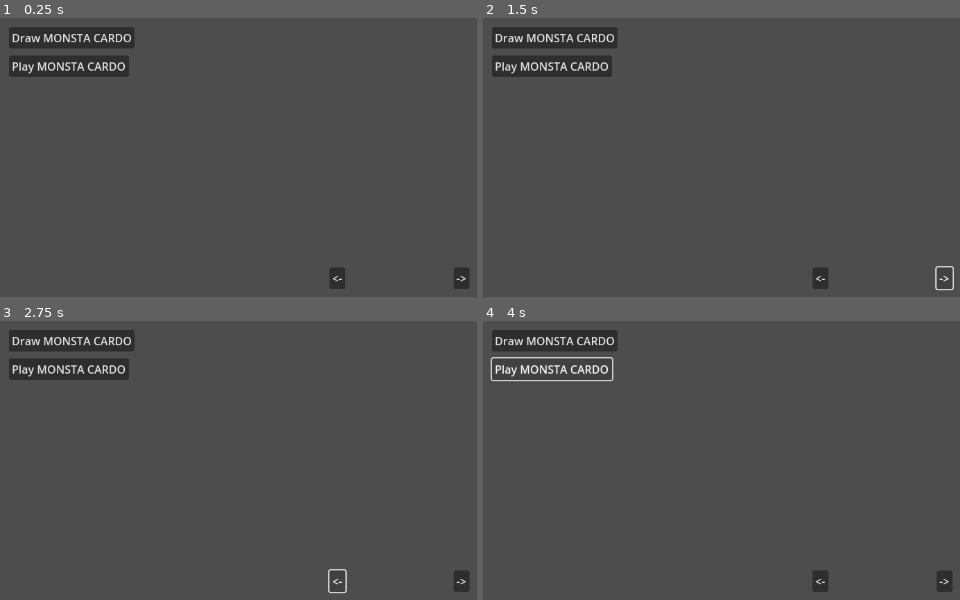
Above: before the commit, frames 1-4 (two rows, left to right).
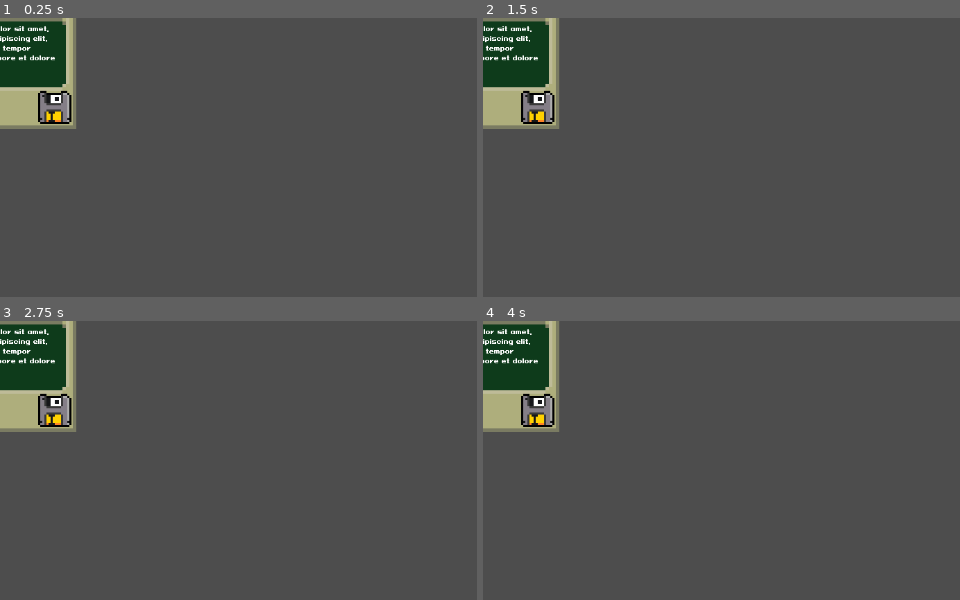
Above: after the commit, the same moments.

Repository: TiuPhersu/Card-RPG
Game: Godot game, scene res://Scene/2dCard.tscn
The game is run twice, just before and just after one commit, with the same random seed, the same clock (stepped at 60 frames per second) and the same inputs. Before the commit the project starts from res://Scene/Hand.tscn.
Inputs (mouse positions are in pixels of both pictures, inside the frame that each line leads up to):
- Up to frame 1 (0.25 s): no input
- Up to frame 2 (1.5 s): click (554, 37) at 0.5 s, where only the run before the commit has a clickable "Draw MONSTA CARDO"; click (945, 277) at 1.25 s, where only the run before the commit has a clickable "->"
- Up to frame 3 (2.75 s): click (338, 580) at 2 s, where only the run before the commit has a clickable "<-"
- Up to frame 4 (4 s): click (549, 368) at 2.75 s, where only the run before the commit has a clickable "Play MONSTA CARDO"; click (549, 368) at 3.5 s, where only the run before the commit has a clickable "Play MONSTA CARDO"

The runs differ from the first frame. In frame 1, 8.2% of the frame differs, in the area x 0-99%, y 0-98%; in frame 2, 8.1%; in frame 3, 8.1%; in frame 4, 7.7%.
Error before the commit: Parse Error: Could not preload resource file "res://Scene/Card.tscn". (res://Script/Hand.gd:3)

Commit message:
Prototype 2d Card

Diff:
--- /dev/null
+++ b/Scene/2dCard.tscn
@@ -0,0 +1,76 @@
+[gd_scene load_steps=12 format=3 uid="uid://oe5cyfiodir"]
+
+[ext_resource type="Script" path="res://Script/2dCard.gd" id="1_jmvp4"]
+[ext_resource type="Texture2D" uid="uid://ca7tuys21wm25" path="res://Sprites/Card/Card-ComputeSkinV2-Sheet.png" id="1_wusaw"]
+[ext_resource type="FontFile" uid="uid://cbfnf36nahj73" path="res://Font/PixeloidSansBold-PKnYd.ttf" id="3_gx2n4"]
+[ext_resource type="Texture2D" uid="uid://dhl118exodetj" path="res://Atlas/Battery-Icon.png" id="3_jhd51"]
+[ext_resource type="Script" path="res://Script/Battery.gd" id="4_y5jkq"]
+[ext_resource type="Texture2D" uid="uid://cpf8rngbppnlp" path="res://Atlas/Floppy-Disk-Icon.png" id="5_usujc"]
+[ext_resource type="Script" path="res://Script/Floppy-Disk.gd" id="6_56wbs"]
+[ext_resource type="Texture2D" uid="uid://bgud14f517faw" path="res://Sprites/cat.webp" id="7_pqga1"]
+
+[sub_resource type="ShaderMaterial" id="ShaderMaterial_n7q47"]
+
+[sub_resource type="LabelSettings" id="LabelSettings_i1l3u"]
+font = ExtResource("3_gx2n4")
+font_size = 9
+
+[sub_resource type="LabelSettings" id="LabelSettings_yfelw"]
+font = ExtResource("3_gx2n4")
+font_size = 20
+shadow_size = 0
+
+[node name="2dCard" type="Node2D"]
+
+[node name="Card" type="Node2D" parent="."]
+script = ExtResource("1_jmvp4")
+FLOPPY_DISK_ENUM = "Innate"
+BATTERY_ENUM = "OverchargeLow"
+
+[node name="Image" type="Sprite2D" parent="Card"]
+material = SubResource("ShaderMaterial_n7q47")
+position = Vector2(-1, -87)
+scale = Vector2(0.154375, 0.144583)
+texture = ExtResource("7_pqga1")
+
+[node name="Base" type="Sprite2D" parent="Card"]
+texture_filter = 1
+scale = Vector2(5, 5)
+texture = ExtResource("1_wusaw")
+
+[node name="Effect" type="Label" parent="Card"]
+texture_filter = 1
+offset_left = -90.0
+offset_top = 10.0
+offset_right = 89.0
+offset_bottom = 95.0
+text = "Lorem ipsum dolor sit amet, consectetur adipiscing elit, sed do eiusmod tempor incididunt ut labore et dolore magna aliqua."
+label_settings = SubResource("LabelSettings_i1l3u")
+autowrap_mode = 3
+
+[node name="Title" type="Label" parent="Card"]
+texture_filter = 1
+offset_left = -94.0
+offset_top = -35.0
+offset_right = 94.0
+offset_bottom = -7.0
+text = "Placeholder"
+label_settings = SubResource("LabelSettings_yfelw")
+
+[node name="Floppy-Disk-Icon" type="Sprite2D" parent="Card"]
+texture_filter = 1
+position = Vector2(79, 129)
+scale = Vector2(3, 3)
+texture = ExtResource("5_usujc")
+region_enabled = true
+region_rect = Rect2(4, 4, 16, 16)
+script = ExtResource("6_56wbs")
+
+[node name="Battery-Icon" type="Sprite2D" parent="Card"]
+texture_filter = 1
+position = Vector2(-66, 132)
+scale = Vector2(5, 5)
+texture = ExtResource("3_jhd51")
+region_enabled = true
+region_rect = Rect2(4, 4, 11, 6)
+script = ExtResource("4_y5jkq")
--- a/Scene/Card.tscn
+++ b/Scene/Card.tscn
@@ -1,16 +1,14 @@
-[gd_scene load_steps=10 format=3 uid="uid://dj6cypeke2uk8"]
+[gd_scene load_steps=8 format=3 uid="uid://dj6cypeke2uk8"]
 
 [ext_resource type="Script" path="res://Script/CardNode.gd" id="1_hantc"]
-[ext_resource type="Texture2D" uid="uid://7pnqnjla1m58" path="res://addons/kenney_prototype_textures/green/texture_01.png" id="1_oy1lk"]
 [ext_resource type="ArrayMesh" uid="uid://byr1d802t06f7" path="res://Models/card.obj" id="2_5basv"]
-[ext_resource type="Texture2D" uid="uid://cc0586msfutqu" path="res://addons/kenney_prototype_textures/dark/texture_04.png" id="3_53y54"]
-[ext_resource type="Texture2D" uid="uid://qhbgstfsfx5g" path="res://Sprites/Hand-Pointer-Icon-Sheet.png" id="4_87ago"]
+[ext_resource type="Texture2D" uid="uid://qhbgstfsfx5g" path="res://Sprites/Icon/Hand-Pointer-Icon-Sheet.png" id="3_2l3gv"]
 
-[sub_resource type="StandardMaterial3D" id="StandardMaterial3D_lgq80"]
-albedo_texture = ExtResource("1_oy1lk")
+[sub_resource type="StandardMaterial3D" id="StandardMaterial3D_7iqi1"]
+albedo_color = Color(0, 0, 0, 1)
 
-[sub_resource type="StandardMaterial3D" id="StandardMaterial3D_smej3"]
-albedo_texture = ExtResource("3_53y54")
+[sub_resource type="StandardMaterial3D" id="StandardMaterial3D_iqnfb"]
+albedo_color = Color(0, 0, 1, 1)
 
 [sub_resource type="Animation" id="Animation_01fsj"]
 resource_name = "Pointer"
@@ -39,12 +37,25 @@
 
 [node name="Card" type="MeshInstance3D" parent="."]
 transform = Transform3D(-4.37114e-08, 0, 1, 0, 1, 0, -1, 0, -4.37114e-08, 0, 0, 0)
-material_override = SubResource("StandardMaterial3D_lgq80")
+material_override = SubResource("StandardMaterial3D_7iqi1")
 mesh = ExtResource("2_5basv")
 
+[node name="Title" type="Label3D" parent="Card"]
+transform = Transform3D(-4.37114e-08, 1, 4.37114e-08, 0, -4.37114e-08, 1, 1, 4.37114e-08, 1.91069e-15, 3.1, 0.05, 0)
+text = "Placeholder"
+font_size = 100
+width = 450.0
+
+[node name="Effect" type="Label3D" parent="Card"]
+transform = Transform3D(-4.37114e-08, 1, 4.37114e-08, 0, -4.37114e-08, 1, 1, 4.37114e-08, 1.91069e-15, -1.81587, 0.04, 0.0312041)
+text = "Lorem ipsum dolor sit amet, consectetur adipiscing elit, sed do eiusmod tempor incididunt ut labore et dolore magna aliqua. "
+font_size = 68
+autowrap_mode = 2
+width = 800.0
+
 [node name="CSGBox3D" type="CSGBox3D" parent="Card"]
-transform = Transform3D(2.92098, 0, 0, 0, 0.107124, 0, 0, 0, 3.801, 1.32233, 0.020647, 0.046176)
-material_override = SubResource("StandardMaterial3D_smej3")
+transform = Transform3D(2.92098, 0, 0, 0, 0.107124, 0, 0, 0, 3.801, 1.32233, -0.02214, 0.046176)
+material_override = SubResource("StandardMaterial3D_iqnfb")
 
 [node name="AnimationPlayer" type="AnimationPlayer" parent="."]
 libraries = {
@@ -54,6 +65,5 @@
 [node name="Sprite3D" type="Sprite3D" parent="."]
 transform = Transform3D(5, 0, 0, 0, -2.18557e-07, 5, 0, -5, -2.18557e-07, 0, 0, -4.5)
 visible = false
-texture = ExtResource("4_87ago")
+texture = ExtResource("3_2l3gv")
 hframes = 3
-frame = 2
--- /dev/null
+++ b/Scene/CardCombatInterface.tscn
@@ -0,0 +1,14 @@
+[gd_scene load_steps=2 format=3 uid="uid://cgbs847m4cvhv"]
+
+[sub_resource type="ImageTexture" id="ImageTexture_jy818"]
+
+[node name="CardCombatInterface" type="Control"]
+layout_mode = 3
+anchors_preset = 15
+anchor_right = 1.0
+anchor_bottom = 1.0
+grow_horizontal = 2
+grow_vertical = 2
+
+[node name="Sprite2D" type="Sprite2D" parent="."]
+texture = SubResource("ImageTexture_jy818")
--- /dev/null
+++ b/Scene/CombatArea.tscn
@@ -0,0 +1,90 @@
+[gd_scene load_steps=9 format=3 uid="uid://y6vc76xmsoms"]
+
+[ext_resource type="Script" path="res://Script/Controller.gd" id="1_7qi6c"]
+[ext_resource type="Script" path="res://Script/Hand.gd" id="2_bbn31"]
+[ext_resource type="Script" path="res://Script/Deck.gd" id="3_2ymfg"]
+[ext_resource type="Script" path="res://Script/Discard.gd" id="4_krgvc"]
+
+[sub_resource type="Curve" id="Curve_e735s"]
+min_value = -1.0
+_data = [Vector2(0, -1), 0.0, 2.0, 0, 0, Vector2(1, 1), 2.0, 0.0, 1, 0]
+point_count = 2
+
+[sub_resource type="Curve" id="Curve_c4t6g"]
+min_value = -1.0
+max_value = 0.0
+_data = [Vector2(0, 0), 0.0, -3.00493, 0, 0, Vector2(0.501149, -1), 0.0, 0.0, 0, 0, Vector2(1, 0), 2.86184, 0.0, 0, 0]
+point_count = 3
+
+[sub_resource type="Curve" id="Curve_3x73i"]
+min_value = -1.0
+_data = [Vector2(0, 1), 0.0, -2.0, 0, 1, Vector2(1, -1), -2.0, 0.0, 1, 0]
+point_count = 2
+
+[sub_resource type="StandardMaterial3D" id="StandardMaterial3D_y37rh"]
+albedo_color = Color(1, 0, 1, 1)
+
+[node name="CombatArea" type="Node3D"]
+script = ExtResource("1_7qi6c")
+Card_Count = 5
+
+[node name="HandArea" type="Node3D" parent="."]
+
+[node name="Hand" type="Node3D" parent="HandArea"]
+transform = Transform3D(0.999523, 0.0263711, -0.0160981, -0.0255018, 0.998321, 0.0520065, 0.0174426, -0.0515711, 0.998517, 0, -1.13089, 0)
+script = ExtResource("2_bbn31")
+Max_Hand = 10
+Hand_Width = 8
+Spread_Curve = SubResource("Curve_e735s")
+Height_Curve = SubResource("Curve_c4t6g")
+Rotation_Curve = SubResource("Curve_3x73i")
+
+[node name="CSGBox3D" type="CSGBox3D" parent="HandArea"]
+transform = Transform3D(31.024, 0, 0, 0, 0.111, 0, 0, 0, 8, 0, -1.47407, -1.27888)
+visible = false
+material_override = SubResource("StandardMaterial3D_y37rh")
+size = Vector3(0.942288, 1, 1)
+
+[node name="Deck" type="Node3D" parent="."]
+script = ExtResource("3_2ymfg")
+
+[node name="Discard" type="Node3D" parent="."]
+script = ExtResource("4_krgvc")
+
+[node name="Camera3D" type="Camera3D" parent="."]
+transform = Transform3D(1, 0, 0, 0, -4.37114e-08, 1, 0, -1, -4.37114e-08, 0, 15.453, -9.99998)
+
+[node name="DrawButton" type="Button" parent="."]
+offset_left = 13.0
+offset_top = 13.0
+offset_right = 54.0
+offset_bottom = 44.0
+text = "Draw MONSTA CARDO"
+
+[node name="PlayButton" type="Button" parent="."]
+offset_left = 13.0
+offset_top = 54.0
+offset_right = 186.0
+offset_bottom = 85.0
+text = "Play MONSTA CARDO"
+
+[node name="RightButton" type="Button" parent="."]
+offset_left = 654.0
+offset_top = 360.0
+offset_right = 677.0
+offset_bottom = 391.0
+text = "->"
+
+[node name="LeftButton" type="Button" parent="."]
+offset_left = 475.0
+offset_top = 360.0
+offset_right = 498.0
+offset_bottom = 391.0
+text = "<-"
+
+[node name="CommitButton" type="Button" parent="."]
+offset_left = 543.0
+offset_top = 360.0
+offset_right = 613.0
+offset_bottom = 391.0
+text = "Commit"
--- a/Scene/Hand.tscn
+++ /dev/null
@@ -1,66 +0,0 @@
-[gd_scene load_steps=6 format=3 uid="uid://y6vc76xmsoms"]
-
-[ext_resource type="Script" path="res://Script/HandNode.gd" id="1_3c2us"]
-[ext_resource type="Script" path="res://Script/Hand.gd" id="1_w7had"]
-
-[sub_resource type="Curve" id="Curve_e735s"]
-min_value = -1.0
-_data = [Vector2(0, -1), 0.0, 2.0, 0, 1, Vector2(1, 1), 2.0, 0.0, 1, 0]
-point_count = 2
-
-[sub_resource type="Curve" id="Curve_c4t6g"]
-min_value = -1.0
-max_value = 0.0
-_data = [Vector2(0, 0), 0.0, -3.00493, 0, 0, Vector2(0.501149, -1), 0.0, 0.0, 0, 0, Vector2(1, 0), 2.86184, 0.0, 0, 0]
-point_count = 3
-
-[sub_resource type="Curve" id="Curve_3x73i"]
-min_value = -1.0
-_data = [Vector2(0, 1), 0.0, -2.0, 0, 1, Vector2(1, -1), -2.0, 0.0, 1, 0]
-point_count = 2
-
-[node name="HandNode" type="Node3D"]
-script = ExtResource("1_3c2us")
-Card_Count = 5
-
-[node name="Hand" type="Node3D" parent="."]
-script = ExtResource("1_w7had")
-Max_Hand = 10
-Hand_Width = 9
-Spread_Curve = SubResource("Curve_e735s")
-Height_Curve = SubResource("Curve_c4t6g")
-Rotation_Curve = SubResource("Curve_3x73i")
-
-[node name="Camera3D" type="Camera3D" parent="."]
-transform = Transform3D(1, 0, 0, 0, -4.37114e-08, 1, 0, -1, -4.37114e-08, 0, 15.453, -9.99998)
-
-[node name="DirectionalLight3D" type="DirectionalLight3D" parent="."]
-transform = Transform3D(1, 0, 0, 0, 1, 0, 0, 0, 1, 10.0546, 10.1933, -0.0641251)
-
-[node name="DrawButton" type="Button" parent="."]
-offset_left = 13.0
-offset_top = 13.0
-offset_right = 54.0
-offset_bottom = 44.0
-text = "Draw MONSTA CARDO"
-
-[node name="PlayButton" type="Button" parent="."]
-offset_left = 13.0
-offset_top = 54.0
-offset_right = 186.0
-offset_bottom = 85.0
-text = "Play MONSTA CARDO"
-
-[node name="RightButton" type="Button" parent="."]
-offset_left = 654.0
-offset_top = 360.0
-offset_right = 677.0
-offset_bottom = 391.0
-text = "->"
-
-[node name="LeftButton" type="Button" parent="."]
-offset_left = 475.0
-offset_top = 360.0
-offset_right = 498.0
-offset_bottom = 391.0
-text = "<-"
--- a/Scene/world.tscn
+++ b/Scene/world.tscn
@@ -1,16 +1,13 @@
-[gd_scene load_steps=9 format=3 uid="uid://ba2f2ghbuf1mx"]
+[gd_scene load_steps=7 format=3 uid="uid://ba2f2ghbuf1mx"]
 
-[ext_resource type="PackedScene" uid="uid://b50dw2h4k4y83" path="res://Scene/Character.tscn" id="1_vlxg3"]
-[ext_resource type="Texture2D" uid="uid://dfaduem1ou8el" path="res://Sprites/Epic_BlueSunset_EquiRect_flat.png" id="2_nbtpi"]
-[ext_resource type="Texture2D" uid="uid://cfk4iohwcbs1c" path="res://addons/kenney_prototype_textures/orange/texture_01.png" id="3_458vr"]
+[ext_resource type="PackedScene" uid="uid://b50dw2h4k4y83" path="res://Scene/Character.tscn" id="1_7ebtk"]
+[ext_resource type="Texture2D" uid="uid://dfaduem1ou8el" path="res://Sprites/Epic_BlueSunset_EquiRect_flat.png" id="2_qoxgf"]
 
-[sub_resource type="StandardMaterial3D" id="StandardMaterial3D_e7v63"]
-albedo_texture = ExtResource("3_458vr")
-
-[sub_resource type="ORMMaterial3D" id="ORMMaterial3D_sc4bs"]
+[sub_resource type="StandardMaterial3D" id="StandardMaterial3D_o4lxq"]
+albedo_color = Color(0, 0.756863, 0, 1)
 
 [sub_resource type="PanoramaSkyMaterial" id="PanoramaSkyMaterial_eh1p1"]
-panorama = ExtResource("2_nbtpi")
+panorama = ExtResource("2_qoxgf")
 
 [sub_resource type="Sky" id="Sky_1omo7"]
 sky_material = SubResource("PanoramaSkyMaterial_eh1p1")
@@ -23,10 +20,9 @@
 transform = Transform3D(1, 0, 0, 0, 1, 0, 0, 0, 1, -2.79694, -0.593376, -1.84268)
 
 [node name="CSGBox3D" type="CSGBox3D" parent="."]
-material_override = SubResource("StandardMaterial3D_e7v63")
+material_override = SubResource("StandardMaterial3D_o4lxq")
 use_collision = true
 size = Vector3(100, 1, 100)
-material = SubResource("ORMMaterial3D_sc4bs")
 
 [node name="Tower" type="CSGCylinder3D" parent="CSGBox3D"]
 radius = 2.856
--- /dev/null
+++ b/Script/2dCard.gd
@@ -0,0 +1,16 @@
+extends Node2D
+
+@export_enum ("Attack", "Skill", "Power", "Innate") var FLOPPY_DISK_ENUM: String
+@export_enum ("Empty", "Low", "Medium", "Full", "OverchargeLow", "OverchargeMed", "OverchargeFull") var BATTERY_ENUM: String
+
+# Called when the node enters the scene tree for the first time.
+func _ready():
+	#self.get_node("Floppy-Disk-Icon").Floppy_Disk_Enum = 1
+	self.get_node("Battery-Icon").select_battery(BATTERY_ENUM)
+	self.get_node("Floppy-Disk-Icon").select_battery(FLOPPY_DISK_ENUM)
+	pass # Replace with function body.
+
+
+# Called every frame. 'delta' is the elapsed time since the previous frame.
+func _process(delta):
+	pass
--- /dev/null
+++ b/Script/Battery.gd
@@ -0,0 +1,28 @@
+extends Sprite2D
+
+var MAIN_TEXTURE = load("res://Atlas/Battery-Icon.png")
+
+
+var BATTERY_DICTIONARY = {
+	"Empty": Rect2(0, 0, 32, 32),
+	"Full": Rect2(20, 0, 32, 32),
+	"Low" : Rect2(40, 0, 32, 32),
+	"Medium" : Rect2(0, 16, 32,32),
+	"OverchargeLow": Rect2(20, 16, 32, 32),
+	"OverchargeMed": Rect2(40, 16, 32, 32),
+	"OverchargeFull": Rect2(0, 32, 32, 32)
+}
+
+func select_battery(selection):
+	texture = AtlasTexture.new()
+	texture.set_atlas(MAIN_TEXTURE)
+	texture.set_region(BATTERY_DICTIONARY[selection])
+	print(texture.get_region())
+
+# Called when the node enters the scene tree for the first time.
+#func _ready():
+#	print(BATTERY_ENUM)
+#	texture = AtlasTexture.new()
+#	texture.set_atlas(MAIN_TEXTURE)
+#	texture.set_region(BATTERY_DICTIONARY[BATTERY_ENUM])
+#	print(texture.get_region())
--- a/Script/HandNode.gd
+++ b/Script/Controller.gd
@@ -4,7 +4,7 @@
 @onready var Play_Button = get_node("PlayButton");
 @onready var Right_Button = get_node("RightButton");
 @onready var Left_Button = get_node("LeftButton");
-@onready var Hand = get_node("Hand");
+@onready var Hand = get_node("HandArea/Hand");
 
 @export var Card_Count: int
 var Selected_Card_Index: int
@@ -18,7 +18,7 @@
 	Left_Button.connect("pressed", self.move_left)
 
 func draw_card():
-	Hand.draw_card(1)
+	Hand.draw_card()
 	Hand.spread_cards()
 
 func play_card():
--- /dev/null
+++ b/Script/Deck.gd
@@ -0,0 +1,41 @@
+extends Node3D
+
+const CARD = preload("res://Scene/Card.tscn")
+var card_counter_fun: int = 0
+
+func load_data():
+	print("loading data")
+
+func create_deck():
+	for _x in 25:
+		var card = CARD.instantiate()
+		card_counter_fun += 1
+		card.get_node("Card").get_node("Title").text = "test " + str(card_counter_fun)
+		card.hide()
+		add_child(card)
+	print(self.get_child_count(false))
+	print("created deck")
+	# Pull data on the deck and store that data somewhere
+
+func draw_cards():
+	# pull top card in the deck
+	# Create the cards
+	# Send the cards to the hand
+	print("drawing a card from the deck")
+
+	var deckCount = self.get_child_count(false)
+	print(deckCount)
+
+	if deckCount > 0:
+		var topCard = self.get_child(0)
+		topCard.show()
+		self.remove_child(topCard)
+		return(topCard)
+	else:
+		print("Out of Cards")
+		# TODO Reshuffle Discard Pile Back into Deck then draw
+		return(null)
+
+func _ready():
+	print("ready")
+	create_deck()
--- /dev/null
+++ b/Script/Discard.gd
@@ -0,0 +1,10 @@
+extends Node3D
+
+func shuffle():
+	pass
+
+func retrieve_card():
+	pass
+
+func send_card():
+	pass
--- /dev/null
+++ b/Script/Floppy-Disk.gd
@@ -0,0 +1,25 @@
+extends Sprite2D
+
+var MAIN_TEXTURE = load("res://Atlas/Floppy-Disk-Icon.png")
+
+
+var FLOPPY_DISK_DICTIONARY = {
+	"Attack": Rect2(0, 0,32,32),
+	"Skill": Rect2(24, 24, 32,32),
+	"Power" : Rect2(0, 24, 32,32),
+	"Innate" : Rect2(24, 0, 32,32)
+}
+
+func select_battery(selection):
+	texture = AtlasTexture.new()
+	texture.set_atlas(MAIN_TEXTURE)
+	texture.set_region(FLOPPY_DISK_DICTIONARY[selection])
+	print(texture.get_region())
+
+# Called when the node enters the scene tree for the first time.
+#func _ready():
+#	print(FLOPPY_DISK_ENUM)
+#	texture = AtlasTexture.new()
+#	texture.set_atlas(MAIN_TEXTURE)
+#	texture.set_region(FLOPPY_DISK_DICTIONARY[FLOPPY_DISK_ENUM])
+#	print(texture.get_region())
--- a/Script/Hand.gd
+++ b/Script/Hand.gd
@@ -10,27 +10,32 @@
 @export var Rotation_Curve: Curve
 
 var Selected_Card
+var card_counter_fun: int = 0
+var Deck
 
 func draw_hand(cardCount) -> void:
 	for _x in cardCount:
-		var card = CARD.instantiate()
-		add_child(card)
-	spread_cards()
-	init_select_card()
+		var drawnCard = Deck.draw_cards()
+		if drawnCard != null:
+			add_child(drawnCard)
+			init_select_card()
+			spread_cards()
 
-func draw_card(cardCount) -> int:
+func draw_card() -> int:
 	if self.get_child_count(false) + 1 > Max_Hand:
 		return -1
 
-	for _x in cardCount:
-		var card = CARD.instantiate()
-		add_child(card)
-
-	Selected_Card.hide_animation()
-	init_select_card()
-	return 0
+	var drawnCard = Deck.draw_cards()
+	if drawnCard != null:
+		add_child(drawnCard)
+		init_select_card()
+		spread_cards()
+		return 0
+	else:
+		return -1
 
 func play_card(cardLoc) -> int:
+	# TODO: Work on actually playing cards or sending cards to discard pile
 	if self.get_child_count(false) <= 0:
 		return -1
 
@@ -44,20 +49,77 @@
 
 func spread_cards() -> void:
 	var hand = self
+	var spread
+	var z_overlap
+	var height
+	var card_position
+	var card_rotation
+
 
 	for card in hand.get_children():
 		var hand_ratio = 0.5
-
+		var destination = $".".global_transform
+		var camera = get_viewport().get_camera_3d()
+		destination.basis =  camera.global_transform.basis
 		if hand.get_child_count(false) > 1:
 			hand_ratio = float(card.get_index()) / float(hand.get_child_count(false) - 1)
 
-		var spread = Spread_Curve.sample(hand_ratio) * Hand_Width
-		var z_overlap = card.get_index() * .1
-		var height = Height_Curve.sample(hand_ratio)
-		var card_position = Vector3(spread, z_overlap,height)
-		var card_rotation = Rotation_Curve.sample(hand_ratio) * 0.2
-		card.set_position(card_position)
-		card.set_rotation(Vector3(0, card_rotation, 0))
+		destination.origin.x += Spread_Curve.sample(hand_ratio) * Hand_Width
+		destination.origin += camera.basis * Vector3.BACK * hand_ratio * .2
+#		card.global_rotation_degrees += Rotation_Curve.sample(hand_ratio)* .2
+
+		if hand.get_child_count(false) > 3:
+			destination.origin += camera.basis * Vector3.DOWN * Height_Curve.sample(hand_ratio)
+			card_rotation = Rotation_Curve.sample(hand_ratio) * 0.2
+			card.set_rotation(Vector3(0, card_rotation, 0))
+		else:
+			card.set_rotation(Vector3(0, 0, 0))
+
+		card.set_global_position(destination.origin)
+
+#func spread_cards() -> void:
+#	var hand = self
+#	var spread
+#	var z_overlap
+#	var height
+#	var card_position
+#	var card_rotation
+#
+#	for card in hand.get_children():
+#		var hand_ratio = 0.5
+#
+#		if hand.get_child_count(false) > 3:
+#			hand_ratio = float(card.get_index()) / float(hand.get_child_count(false) - 1)
+#			spread = Spread_Curve.sample(hand_ratio) * Hand_Width
+#			z_overlap = card.get_index() * .1
+#			height = Height_Curve.sample(hand_ratio)
+#			card_position = Vector3(spread, z_overlap,height)
+#			card_rotation = Rotation_Curve.sample(hand_ratio) * 0.2
+#
+#			card.set_position(card_position)
+#			card.set_rotation(Vector3(0, card_rotation, 0))
+#
+#		elif hand.get_child_count(false) == 3:
+#			hand_ratio = .35 * (card.get_index() + .45)
+#			spread = Spread_Curve.sample(hand_ratio) * Hand_Width
+#			z_overlap = card.get_index() * .1
+#			card_position = Vector3(spread, z_overlap,0)
+#			card.set_position(card_position)
+#			card.set_rotation(Vector3(0, 0, 0))
+#
+#		elif hand.get_child_count(false) == 2:
+#			hand_ratio = .35 * (card.get_index() + .95)
+#			spread = Spread_Curve.sample(hand_ratio) * Hand_Width
+#			z_overlap = card.get_index() * .1
+#			card_position = Vector3(spread, z_overlap,0)
+#			card.set_position(card_position)
+#			card.set_rotation(Vector3(0, 0, 0))
+#
+#		else:
+#			hand_ratio = .5
+#			spread = Spread_Curve.sample(hand_ratio) * Hand_Width
+#			card_position = Vector3(spread, 0,0)
+#			card.set_position(card_position)
 
 func init_select_card() -> void:
 	Selected_Card = self.get_child(0)
@@ -88,3 +150,12 @@
 	Selected_Card.show_animation()
 
 	return next_card_index;
+
+func _ready():
+	Deck = self.get_parent().get_parent().get_node("Deck")
+
+#func _process(delta):
+#	var card = self.get_child(0)
+#	##card.position = card.position.move_toward(Vector3(0,0,0), delta * 10)
+#
+#	card.rotation.z = lerp(card.rotation.z, atan(1), delta)
--- a/project.godot
+++ b/project.godot
@@ -11,10 +11,19 @@
 [application]
 
 config/name="Monster Card"
-run/main_scene="res://Scene/Hand.tscn"
+run/main_scene="res://Scene/2dCard.tscn"
 config/features=PackedStringArray("4.1", "Forward Plus")
 config/icon="res://icon.svg"
+
+[display]
+
+window/size/resizable=false
 
 [dotnet]
 
 project/assembly_name="Monster Card"
+
+[rendering]
+
+2d/snap/snap_2d_transforms_to_pixel=true
+2d/snap/snap_2d_vertices_to_pixel=true
Binary file added: Atlas/Battery-Icon.png
Not shown, added: Atlas/Battery-Icon.png.import
Binary file added: Atlas/Floppy-Disk-Icon.png
Not shown, added: Atlas/Floppy-Disk-Icon.png.import
Binary file added: Font/PixeloidSansBold-PKnYd.ttf
Not shown, added: Font/PixeloidSansBold-PKnYd.ttf.import
Not shown: 1 places in Scene/world.tscn that only renumber resources
Binary file added: Sprites/Battery/Battery-Icon-Empty.png
Not shown, added: Sprites/Battery/Battery-Icon-Empty.png.import
Binary file added: Sprites/Battery/Battery-Icon-Full.png
Not shown, added: Sprites/Battery/Battery-Icon-Full.png.import
Binary file added: Sprites/Battery/Battery-Icon-Low.png
(and 28 more such lines)
